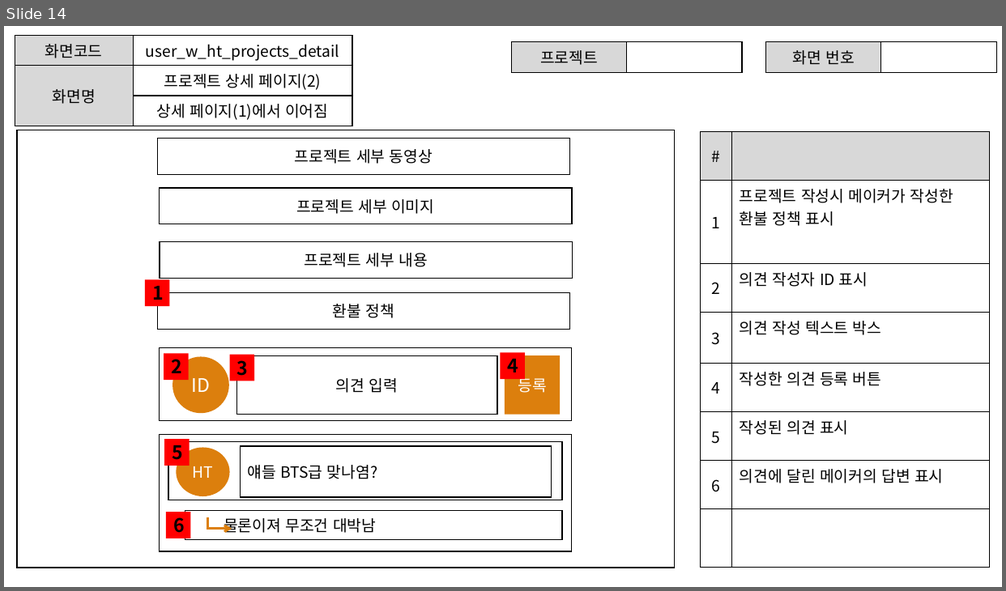
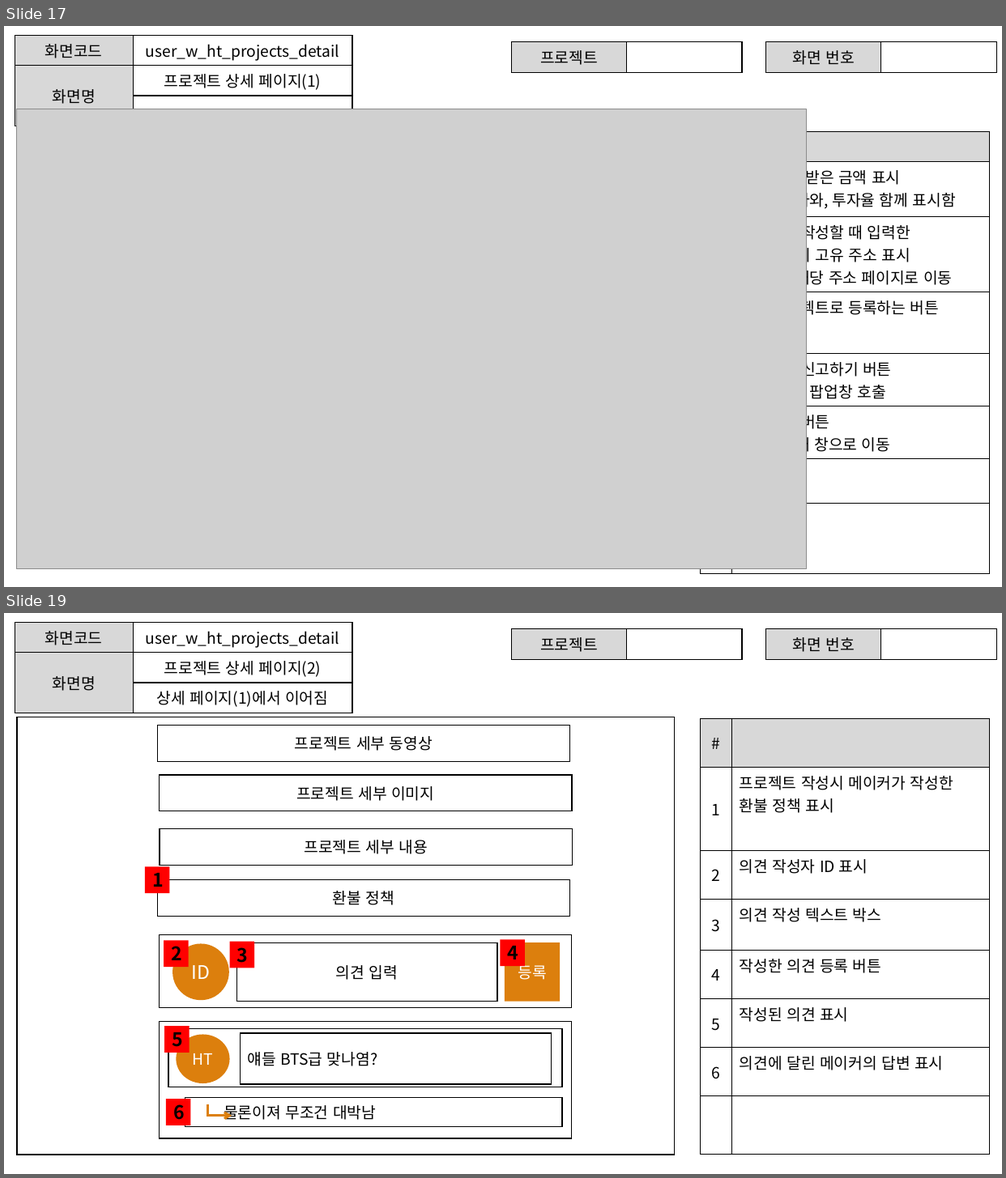
Before and after one commit to ezenteam2/EzenCrowdFunding, a slide deck: project03 화면설계서/project03 - 화면 설계서 - 현태.pptx. Shown one above the other, each under a label of ours: slide 14 before the commit, slides 17 and 19 after it; the slides between them are not shown. The pictures are 1006x591 and 1006x1178 pixels, drawn with LibreOffice and Linux fonts; fonts in the diff are those of the drawing; grey boxes stand for pictures. Boxes give left, top, right and bottom in pixels: in the first picture for what was removed or moved away, otherwise in the second. Text is boxed around its words. In the diff, an @@ line names an element or a change of style, - is before the commit and + after.

```diff
--- a/project03 화면설계서/project03 - 화면 설계서 - 현태.pptx
+++ b/project03 화면설계서/project03 - 화면 설계서 - 현태.pptx
@@ slide 17 added at (4, 26, 1002, 587), background #FFFFFF @@
@@ table added at (15, 36, 352, 114), 3 rows, 2 columns @@
+화면코드 | user_w_ht_projects_detail
+화면명 | 프로젝트 상세 페이지(1)
+ | 
@@ table added at (512, 42, 742, 69), 1 rows, 2 columns @@
+프로젝트 | 
@@ table added at (766, 42, 997, 69), 1 rows, 2 columns @@
+화면 번호 | 
@@ picture added at (17, 109, 808, 570) @@
@@ rectangle added at (17, 130, 674, 568), outline #000000 1 pt @@
@@ table added at (701, 131, 990, 551), 8 rows, 2 columns @@
+# | 
+1 | 현재 펀딩 받은 금액 표시 / - 투자율 바와, 투자율 함께 표시함
+2 | 프로젝트 작성할 때 입력한 프로젝트의 고유 주소 표시 / - 클릭시 해당 주소 페이지로 이동
+3 | 관심 프로젝트로 등록하는 버튼
+4 | 프로젝트 신고하기 버튼 / - 신고하기 팝업창 호출
+5 | 투자하기 버튼 / - 투자 결재 창으로 이동
+ | 
+ | 
@@ what was slide 14 is now slide 19 @@
```
Also in this commit, not shown: 1 slide changed, 14 other slides added, 8 slides removed, 34 other files.
